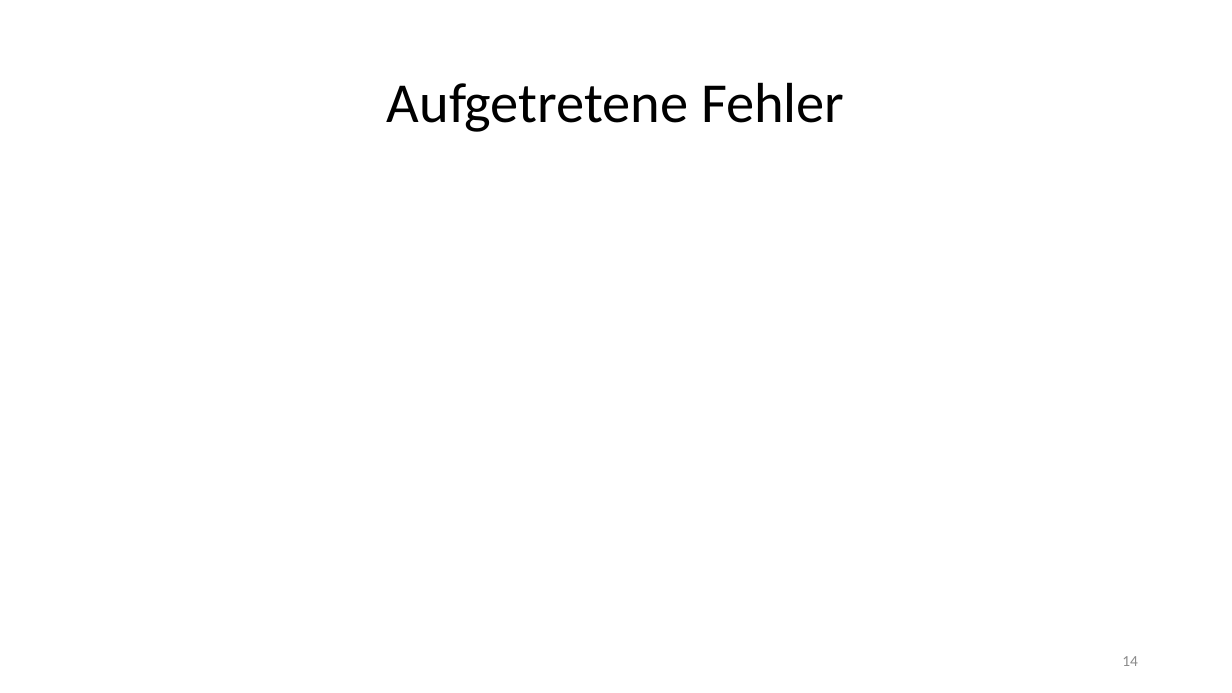
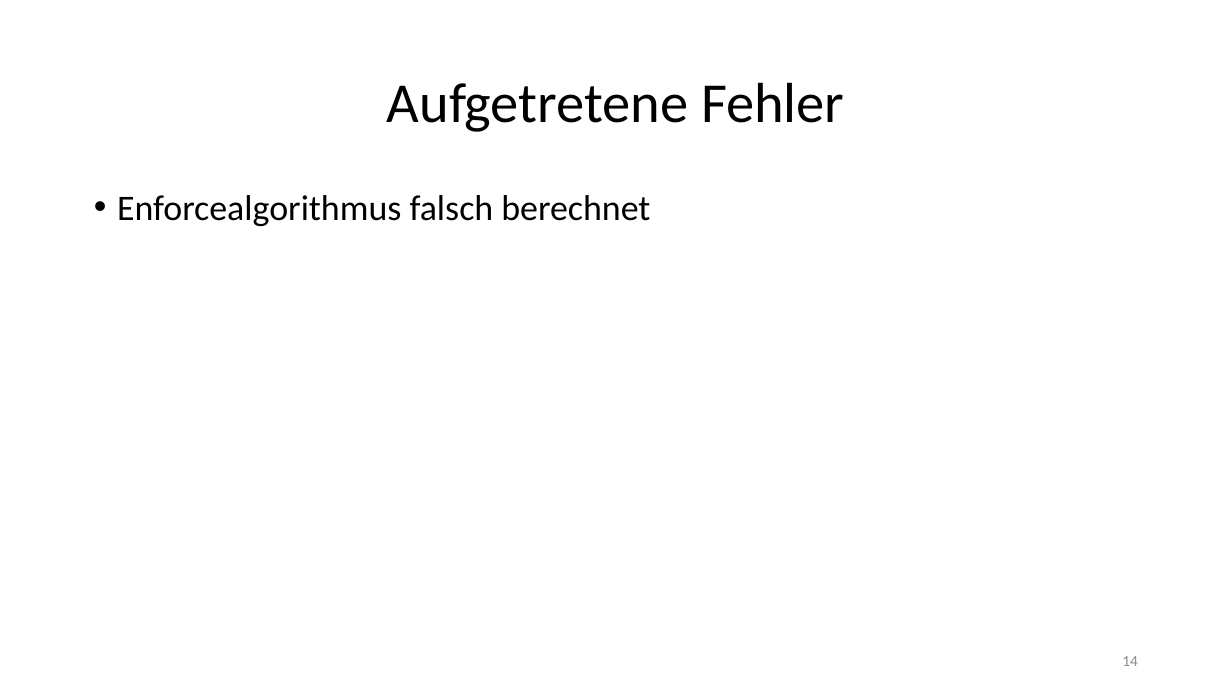
Before and after one commit to jhbruhn/fmes, a slide deck: slide 14 of Dokumentation/Roboter.pptx. Drawn at 1232x693 pixels with LibreOffice and Linux fonts; fonts in the diff are those of the drawing. Boxes give left, top, right and bottom in pixels: in the first picture for what was removed or moved away, otherwise in the second. Text is boxed around its words. In the diff, an @@ line names an element or a change of style, - is before the commit and + after.

```diff
--- a/Dokumentation/Roboter.pptx
+++ b/Dokumentation/Roboter.pptx
@@ text added at bbox=[117, 195, 650, 226], 28 pt, text #000000 @@
+• Enforcealgorithmus falsch berechnet
```
Also in this commit, not shown: 4 other slides changed, 7 slides added, 7 slides removed, 9 other files.
